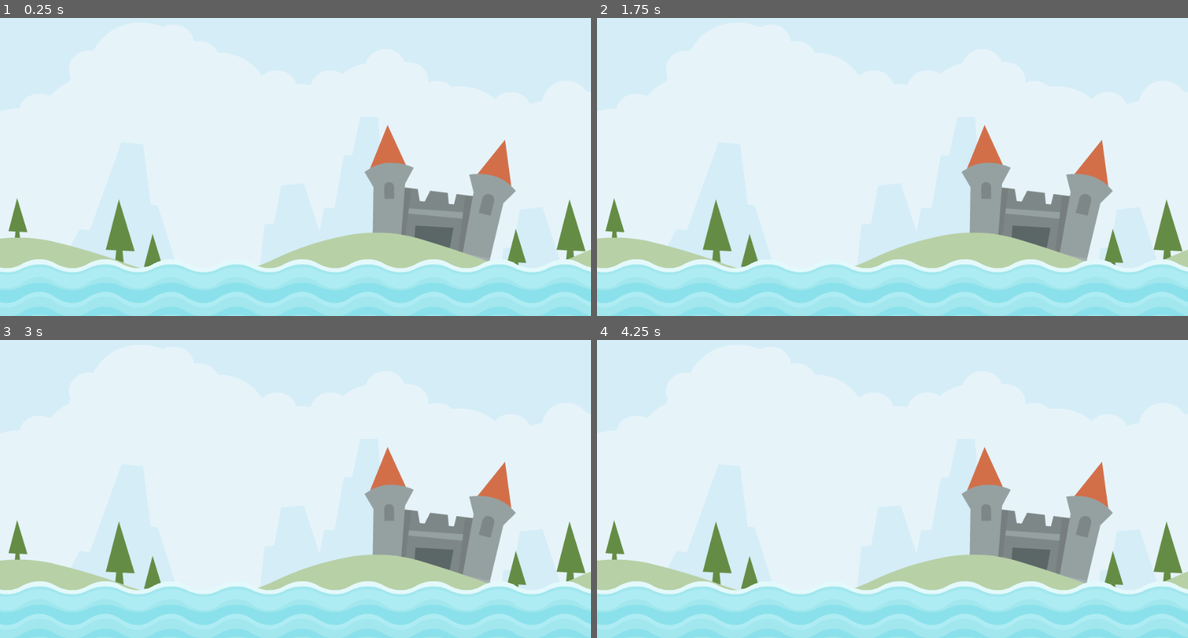
Above: before the commit, frames 1-4 (two rows, left to right).
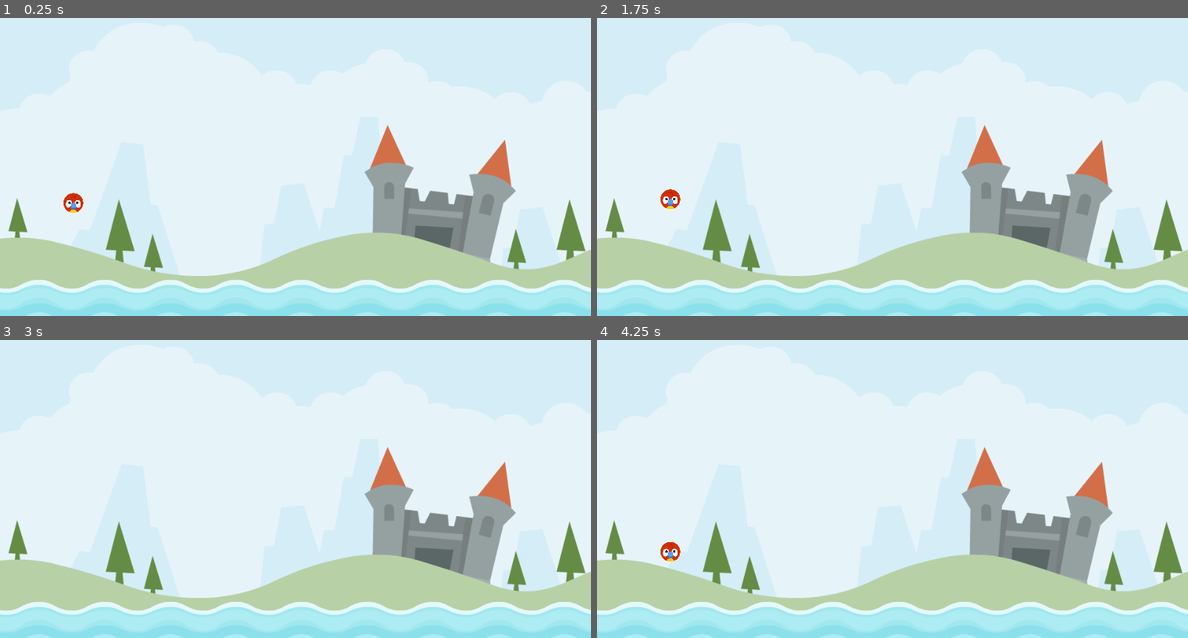
Above: after the commit, the same moments.

Repository: jyi468/angry-animals
Game: Godot game, scene res://scenes/level/level.tscn
The game is run twice, just before and just after one commit, with the same random seed, the same clock (stepped at 60 frames per second) and the same inputs.
Inputs (mouse positions are in pixels of both pictures, inside the frame that each line leads up to):
- Up to frame 1 (0.25 s): no input
- Up to frame 2 (1.75 s): move the mouse to (1022, 134) at 0.52 s; click (1022, 134) at 0.67 s; move the mouse to (774, 167) at 1.27 s; click (774, 167) at 1.42 s
- Up to frame 3 (3 s): move the mouse to (354, 399) at 2.02 s; click (354, 399) at 2.17 s; move the mouse to (265, 539) at 2.77 s; click (265, 539) at 2.92 s
- Up to frame 4 (4.25 s): move the mouse to (1069, 521) at 3.52 s; click (1069, 521) at 3.67 s

The runs differ from the first frame. In frame 1, 11% of the frame differs, in the area x 0-100%, y 58-100%; in frame 2, 11%; in frame 3, 10%; in frame 4, 11%.

Commit message:
chore: remove unused files. add animal scene

Diff:
--- a/bird_2.gd
+++ /dev/null
@@ -1,25 +0,0 @@
-extends RigidBody2D
-
-
-@onready var label: Label = $Label
-
-
-# Called when the node enters the scene tree for the first time.
-func _ready() -> void:
-	pass # Replace with function body.
-
-
-# Called every frame. 'delta' is the elapsed time since the previous frame.
-func _process(delta: float) -> void:
-	label.text = "%s" % sleeping
-
-
-func _on_timer_timeout() -> void:
-	freeze = false
-
-
-
-
-func _on_input_event(viewport: Node, event: InputEvent, shape_idx: int) -> void:
-	if event.button_mask == 1:
-		position = get_global_mouse_position()
--- a/project.godot
+++ b/project.godot
@@ -15,6 +15,10 @@
 config/features=PackedStringArray("4.3", "Mobile")
 config/icon="res://icon.svg"
 
+[autoload]
+
+SignalManager="*res://singletons/signal_manager.gd"
+
 [debug]
 
 gdscript/warnings/untyped_declaration=2
--- /dev/null
+++ b/scenes/animal/animal.gd
@@ -0,0 +1,20 @@
+extends RigidBody2D
+
+
+# Called when the node enters the scene tree for the first time.
+func _ready() -> void:
+	pass # Replace with function body.
+
+
+# Called every frame. 'delta' is the elapsed time since the previous frame.
+func _physics_process(delta: float) -> void:
+	pass
+
+
+func die() -> void:
+	queue_free()
+	SignalManager.emit_signal("on_animal_died")
+
+
+func _on_screen_exited() -> void:
+	die()
--- /dev/null
+++ b/scenes/animal/animal.tscn
@@ -0,0 +1,23 @@
+[gd_scene load_steps=4 format=3 uid="uid://c5ajr4ssn0n2w"]
+
+[ext_resource type="Script" path="res://scenes/animal/animal.gd" id="1_2ykr3"]
+[ext_resource type="Texture2D" uid="uid://c6v5wlhw8p4i8" path="res://assets/player/parrot.png" id="1_025fi"]
+
+[sub_resource type="CircleShape2D" id="CircleShape2D_mo2xr"]
+radius = 19.0
+
+[node name="Animal" type="RigidBody2D"]
+script = ExtResource("1_2ykr3")
+
+[node name="Sprite2D" type="Sprite2D" parent="."]
+scale = Vector2(0.15, 0.15)
+texture = ExtResource("1_025fi")
+
+[node name="CollisionShape2D" type="CollisionShape2D" parent="."]
+shape = SubResource("CircleShape2D_mo2xr")
+
+[node name="VisibleOnScreenNotifier2D" type="VisibleOnScreenNotifier2D" parent="."]
+position = Vector2(-2.74181e-06, -0.499998)
+scale = Vector2(2.3, 2.15)
+
+[connection signal="screen_exited" from="VisibleOnScreenNotifier2D" to="." method="_on_screen_exited"]
--- /dev/null
+++ b/scenes/level/level.gd
@@ -0,0 +1,22 @@
+extends Node2D
+
+
+const ANIMAL: PackedScene = preload("res://scenes/animal/animal.tscn")
+@onready var animal_start: Marker2D = $AnimalStart
+
+
+# Called when the node enters the scene tree for the first time.
+func _ready() -> void:
+	add_animal()
+	SignalManager.on_animal_died.connect(add_animal)
+
+
+# Called every frame. 'delta' is the elapsed time since the previous frame.
+func _process(delta: float) -> void:
+	pass
+
+
+func add_animal() -> void:
+	var animal: Node = ANIMAL.instantiate()
+	animal.position = animal_start.position
+	add_child(animal)
--- a/scenes/level/level.tscn
+++ b/scenes/level/level.tscn
@@ -1,9 +1,11 @@
-[gd_scene load_steps=3 format=3 uid="uid://d3nfydmfrp17k"]
+[gd_scene load_steps=4 format=3 uid="uid://d3nfydmfrp17k"]
 
+[ext_resource type="Script" path="res://scenes/level/level.gd" id="1_pq7x3"]
 [ext_resource type="Texture2D" uid="uid://u8igftl6vdoh" path="res://assets/scene/colored_castle.png" id="1_wisul"]
 [ext_resource type="PackedScene" uid="uid://dcmniwxac48gg" path="res://scenes/water/water.tscn" id="2_xq1ls"]
 
 [node name="Level" type="Node2D"]
+script = ExtResource("1_pq7x3")
 
 [node name="Sprite2D" type="Sprite2D" parent="."]
 position = Vector2(571, 358)
@@ -14,4 +16,5 @@
 position = Vector2(143, 399)
 
 [node name="Water" parent="." instance=ExtResource("2_xq1ls")]
+z_index = 1
 position = Vector2(2, 584)
--- a/scenes/water/water.tscn
+++ b/scenes/water/water.tscn
@@ -12,7 +12,7 @@
 
 [node name="Sprite2D" type="Sprite2D" parent="."]
 texture_repeat = 2
-position = Vector2(578, 17)
+position = Vector2(577, 57)
 texture = ExtResource("1_0rxre")
 region_enabled = true
 region_rect = Rect2(0, 0, 1200, 128)
--- /dev/null
+++ b/singletons/signal_manager.gd
@@ -0,0 +1,4 @@
+extends Node
+
+
+signal on_animal_died
--- a/tester.tscn
+++ /dev/null
@@ -1,130 +0,0 @@
-[gd_scene load_steps=11 format=3 uid="uid://b85txn458ff18"]
-
-[ext_resource type="Texture2D" uid="uid://c6v5wlhw8p4i8" path="res://assets/player/parrot.png" id="1_sq3cu"]
-[ext_resource type="Texture2D" uid="uid://cl7qbo78611kb" path="res://assets/env/elementStone025.png" id="2_bp7mh"]
-[ext_resource type="Script" path="res://bird_2.gd" id="2_rl0vp"]
-[ext_resource type="Texture2D" uid="uid://jvbn5qsd8leo" path="res://assets/env/elementWood015.png" id="4_1ym0y"]
-
-[sub_resource type="PhysicsMaterial" id="PhysicsMaterial_6jtr0"]
-bounce = 0.5
-
-[sub_resource type="CircleShape2D" id="CircleShape2D_xux6s"]
-radius = 33.0151
-
-[sub_resource type="RectangleShape2D" id="RectangleShape2D_mcrrh"]
-size = Vector2(67.0002, 1145)
-
-[sub_resource type="RectangleShape2D" id="RectangleShape2D_nbxxf"]
-size = Vector2(647, 34)
-
-[sub_resource type="RectangleShape2D" id="RectangleShape2D_fbx47"]
-size = Vector2(20, 81.5398)
-
-[sub_resource type="CircleShape2D" id="CircleShape2D_uytx2"]
-radius = 19.4165
-
-[node name="Tester" type="Node2D"]
-position = Vector2(565, 284)
-
-[node name="Bird" type="RigidBody2D" parent="."]
-position = Vector2(295, 216)
-physics_material_override = SubResource("PhysicsMaterial_6jtr0")
-
-[node name="Sprite2D" type="Sprite2D" parent="Bird"]
-scale = Vector2(0.25, 0.25)
-texture = ExtResource("1_sq3cu")
-
-[node name="CollisionShape2D" type="CollisionShape2D" parent="Bird"]
-shape = SubResource("CircleShape2D_xux6s")
-
-[node name="Bird2" type="RigidBody2D" parent="."]
-position = Vector2(-276, -91)
-input_pickable = true
-physics_material_override = SubResource("PhysicsMaterial_6jtr0")
-freeze = true
-script = ExtResource("2_rl0vp")
-
-[node name="Sprite2D" type="Sprite2D" parent="Bird2"]
-scale = Vector2(0.25, 0.25)
-texture = ExtResource("1_sq3cu")
-
-[node name="CollisionShape2D" type="CollisionShape2D" parent="Bird2"]
-shape = SubResource("CircleShape2D_xux6s")
-
-[node name="Timer" type="Timer" parent="Bird2"]
-wait_time = 2.0
-
-[node name="Label" type="Label" parent="Bird2"]
-offset_left = -20.0
-offset_top = -70.0
-offset_right = 20.0
-offset_bottom = -47.0
-theme_override_font_sizes/font_size = 24
-text = "false"
-
-[node name="StaticBody2D" type="StaticBody2D" parent="."]
-position = Vector2(-5, 329)
-rotation = 1.5708
-
-[node name="Sprite2D" type="Sprite2D" parent="StaticBody2D"]
-position = Vector2(0, -13.8822)
-scale = Vector2(1, 5.22295)
-texture = ExtResource("2_bp7mh")
-
-[node name="CollisionShape2D" type="CollisionShape2D" parent="StaticBody2D"]
-position = Vector2(0.499939, -12.5)
-shape = SubResource("RectangleShape2D_mcrrh")
-
-[node name="StaticBody2D2" type="StaticBody2D" parent="."]
-position = Vector2(549, -26)
-
-[node name="Sprite2D" type="Sprite2D" parent="StaticBody2D2"]
-position = Vector2(0, -13.8822)
-scale = Vector2(1, 5.22295)
-texture = ExtResource("2_bp7mh")
-
-[node name="CollisionShape2D" type="CollisionShape2D" parent="StaticBody2D2"]
-position = Vector2(0.499939, -12.5)
-shape = SubResource("RectangleShape2D_mcrrh")
-
-[node name="StaticBody2D3" type="StaticBody2D" parent="."]
-position = Vector2(-533, -56)
-rotation = -3.14159
-
-[node name="Sprite2D" type="Sprite2D" parent="StaticBody2D3"]
-position = Vector2(0, -13.8822)
-scale = Vector2(1, 5.22295)
-texture = ExtResource("2_bp7mh")
-
-[node name="CollisionShape2D" type="CollisionShape2D" parent="StaticBody2D3"]
-position = Vector2(0.499939, -12.5)
-shape = SubResource("RectangleShape2D_mcrrh")
-
-[node name="Plank" type="RigidBody2D" parent="."]
-position = Vector2(25, 243)
-rotation = 0.10472
-
-[node name="Sprite2D" type="Sprite2D" parent="Plank"]
-scale = Vector2(3, 0.5)
-texture = ExtResource("4_1ym0y")
-
-[node name="CollisionShape2D" type="CollisionShape2D" parent="Plank"]
-position = Vector2(2.5, -2)
-shape = SubResource("RectangleShape2D_nbxxf")
-
-[node name="CollisionShape2D2" type="CollisionShape2D" parent="Plank"]
-position = Vector2(314.43, -60.1967)
-shape = SubResource("RectangleShape2D_fbx47")
-
-[node name="Pivot" type="StaticBody2D" parent="."]
-position = Vector2(-13, 275)
-
-[node name="Sprite2D" type="Sprite2D" parent="Pivot"]
-scale = Vector2(0.15, 0.15)
-texture = ExtResource("1_sq3cu")
-
-[node name="CollisionShape2D" type="CollisionShape2D" parent="Pivot"]
-shape = SubResource("CircleShape2D_uytx2")
-
-[connection signal="input_event" from="Bird2" to="Bird2" method="_on_input_event"]
-[connection signal="timeout" from="Bird2/Timer" to="Bird2" method="_on_timer_timeout"]
